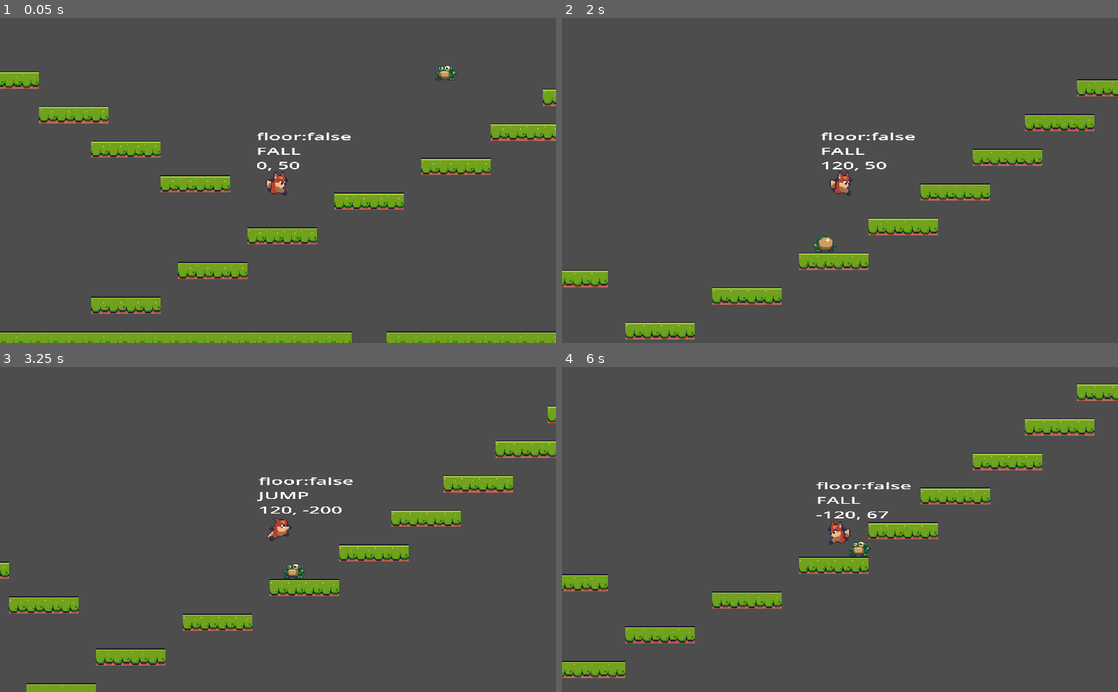
Above: before the commit, frames 1-4 (two rows, left to right).
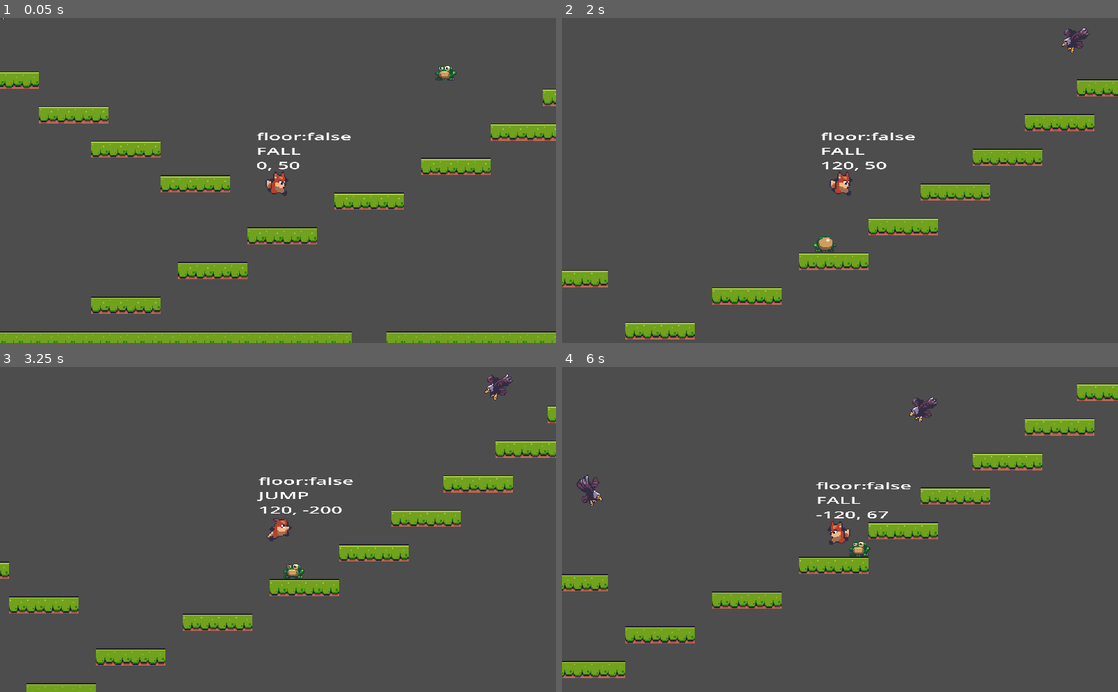
Above: after the commit, the same moments.

Repository: larryburd/foxantics
Game: Godot game, scene res://Scenes/LevelBase/level_base.tscn
The game is run twice, just before and just after one commit, with the same random seed, the same clock (stepped at 60 frames per second) and the same inputs. The project has no main scene, so this scene is started directly.
Inputs:
- Up to frame 1 (0.05 s): no input
- Up to frame 2 (2 s): tap Enter (jump) at 0.5, 0.77, 1.52 s; hold Right (right) from 0.53 s (still down)
- Up to frame 3 (3.25 s): release Right (right) at 2.03 s; hold Left (left) 2.03-2.78 s; hold Right (right) from 2.78 s (still down); tap Enter (jump) at 3.02 s
- Up to frame 4 (6 s): tap Enter (jump) at 3.77, 4.52 s; release Right (right) at 4.28 s; hold Left (left) 4.28-5.03 s; hold Right (right) 5.03-5.78 s; hold Left (left) from 5.78 s (still down)

The runs differ from the first frame. In frame 1, less than 0.1% of the frame differs, in the area x 0-1%, y 0-1%; in frame 2, 0.2%; in frame 3, 0.2%; in frame 4, 0.5%, in the area x 2-68%, y 9-43%.

Commit message:
Added Eagle Enemy

Diff:
--- /dev/null
+++ b/Enemies/Eagle/eagle.gd
@@ -0,0 +1,45 @@
+extends EnemyBase
+
+@onready var animated_sprite_2d = $AnimatedSprite2D
+@onready var player_detector = $PlayerDetector
+@onready var direction_timer = $DirectionTimer
+
+const FLY_SPEED: Vector2 = Vector2(35, 15)
+
+var _fly_direction: Vector2 = Vector2.ZERO
+
+
+# Called every frame. 'delta' is the elapsed time since the previous frame.
+func _physics_process(delta):
+	super._physics_process(delta)
+	velocity = _fly_direction
+	move_and_slide()
+
+
+func set_and_flip() -> void:
+	# Determine if the player is to the left or right
+	# by subtracting the eagle X position from player X position
+	# and get the sign of the number (1 or -1)
+	var x_dir = sign(_player_ref.global_position.x - global_position.x)
+
+	# Flip the sprite if the player is on the other side of us
+	if x_dir > 0:
+		animated_sprite_2d.flip_h = true
+	else:
+		animated_sprite_2d.flip_h = false
+
+	_fly_direction = Vector2(x_dir, 1) * FLY_SPEED
+
+
+func fly_to_player() -> void:
+	set_and_flip()
+	direction_timer.start()
+
+
+func _on_visible_on_screen_notifier_2d_screen_entered():
+	animated_sprite_2d.play("fly")
+	fly_to_player()
+
+
+func _on_direction_timer_timeout():
+	fly_to_player()
--- /dev/null
+++ b/Enemies/Eagle/eagle.tscn
@@ -0,0 +1,65 @@
+[gd_scene load_steps=10 format=3 uid="uid://cyweqx162rc8b"]
+
+[ext_resource type="PackedScene" uid="uid://dnkgtkjbbotw2" path="res://Enemies/EnemyBase/enemy_base.tscn" id="1_8mf73"]
+[ext_resource type="Script" path="res://Enemies/Eagle/eagle.gd" id="2_0hjq0"]
+[ext_resource type="Texture2D" uid="uid://diu1fw5e0lw0y" path="res://assets/enemies/eagle/eagle-attack.png" id="2_4vui1"]
+
+[sub_resource type="AtlasTexture" id="AtlasTexture_wi74t"]
+atlas = ExtResource("2_4vui1")
+region = Rect2(0, 0, 40, 41)
+
+[sub_resource type="AtlasTexture" id="AtlasTexture_ax6qk"]
+atlas = ExtResource("2_4vui1")
+region = Rect2(40, 0, 40, 41)
+
+[sub_resource type="AtlasTexture" id="AtlasTexture_tkq57"]
+atlas = ExtResource("2_4vui1")
+region = Rect2(80, 0, 40, 41)
+
+[sub_resource type="AtlasTexture" id="AtlasTexture_omnqu"]
+atlas = ExtResource("2_4vui1")
+region = Rect2(120, 0, 40, 41)
+
+[sub_resource type="SpriteFrames" id="SpriteFrames_ks4dt"]
+animations = [{
+"frames": [{
+"duration": 1.0,
+"texture": SubResource("AtlasTexture_wi74t")
+}, {
+"duration": 1.0,
+"texture": SubResource("AtlasTexture_ax6qk")
+}, {
+"duration": 1.0,
+"texture": SubResource("AtlasTexture_tkq57")
+}, {
+"duration": 1.0,
+"texture": SubResource("AtlasTexture_omnqu")
+}],
+"loop": true,
+"name": &"fly",
+"speed": 6.0
+}]
+
+[sub_resource type="CircleShape2D" id="CircleShape2D_23jnh"]
+radius = 5.09902
+
+[node name="Eagle" instance=ExtResource("1_8mf73")]
+collision_layer = 0
+collision_mask = 0
+script = ExtResource("2_0hjq0")
+
+[node name="AnimatedSprite2D" parent="." index="1"]
+scale = Vector2(0.75, 0.75)
+sprite_frames = SubResource("SpriteFrames_ks4dt")
+animation = &"fly"
+
+[node name="CollisionShape2D" type="CollisionShape2D" parent="." index="2"]
+shape = SubResource("CircleShape2D_23jnh")
+
+[node name="PlayerDetector" type="RayCast2D" parent="." index="3"]
+target_position = Vector2(0, 200)
+
+[node name="DirectionTimer" type="Timer" parent="." index="4"]
+wait_time = 3.0
+
+[connection signal="timeout" from="DirectionTimer" to="." method="_on_direction_timer_timeout"]
--- a/Scenes/LevelBase/level_base.tscn
+++ b/Scenes/LevelBase/level_base.tscn
@@ -6,6 +6,7 @@
 [ext_resource type="PackedScene" uid="uid://bef1ef65sqari" path="res://Scenes/Player/player.tscn" id="3_dlwh0"]
 [ext_resource type="PackedScene" uid="uid://bmu56c3b4y5qj" path="res://Enemies/Snail/snail.tscn" id="5_6pjmj"]
 [ext_resource type="PackedScene" uid="uid://dxhexb6atjtm1" path="res://Enemies/Frog/frog.tscn" id="6_bwxxu"]
+[ext_resource type="PackedScene" uid="uid://cyweqx162rc8b" path="res://Enemies/Eagle/eagle.tscn" id="7_m7v0g"]
 
 [sub_resource type="TileSetAtlasSource" id="TileSetAtlasSource_alvn0"]
 texture = ExtResource("1_kfr5k")
@@ -542,3 +543,12 @@
 
 [node name="Frog" parent="." instance=ExtResource("6_bwxxu")]
 position = Vector2(375, -257)
+
+[node name="Eagle" parent="." instance=ExtResource("7_m7v0g")]
+position = Vector2(-30, -317)
+
+[node name="Eagle3" parent="." instance=ExtResource("7_m7v0g")]
+position = Vector2(763, -503)
+
+[node name="Eagle2" parent="." instance=ExtResource("7_m7v0g")]
+position = Vector2(616, -377)
Not shown: 1 places in Scenes/LevelBase/level_base.tscn that only renumber resources
